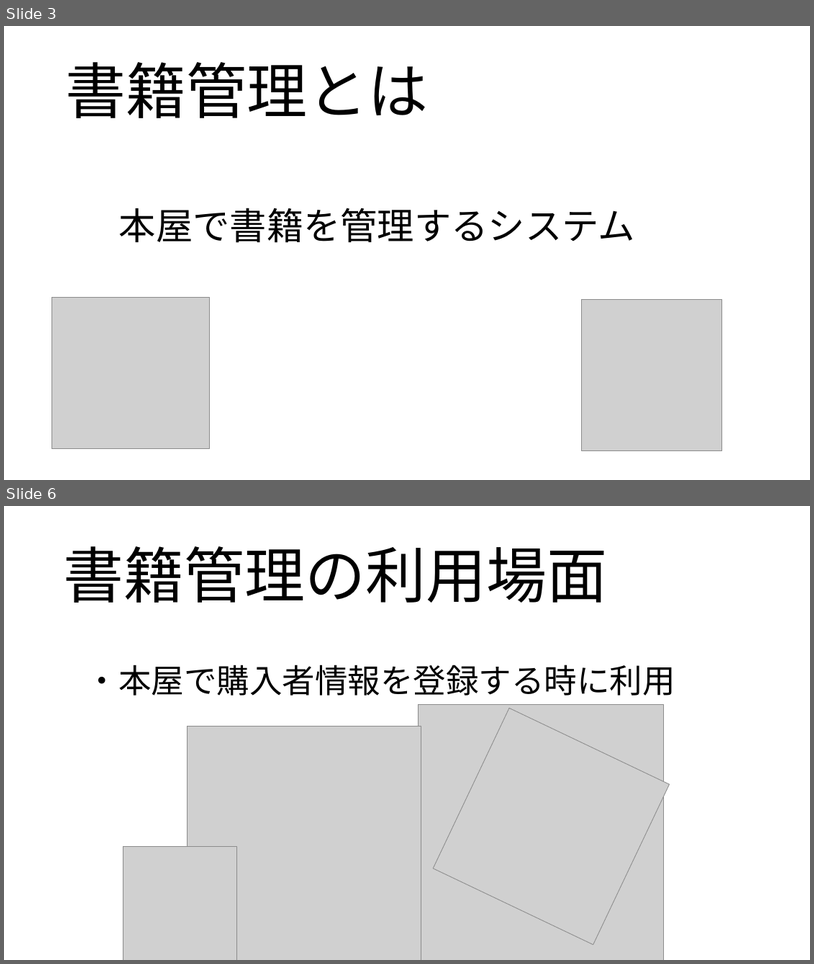
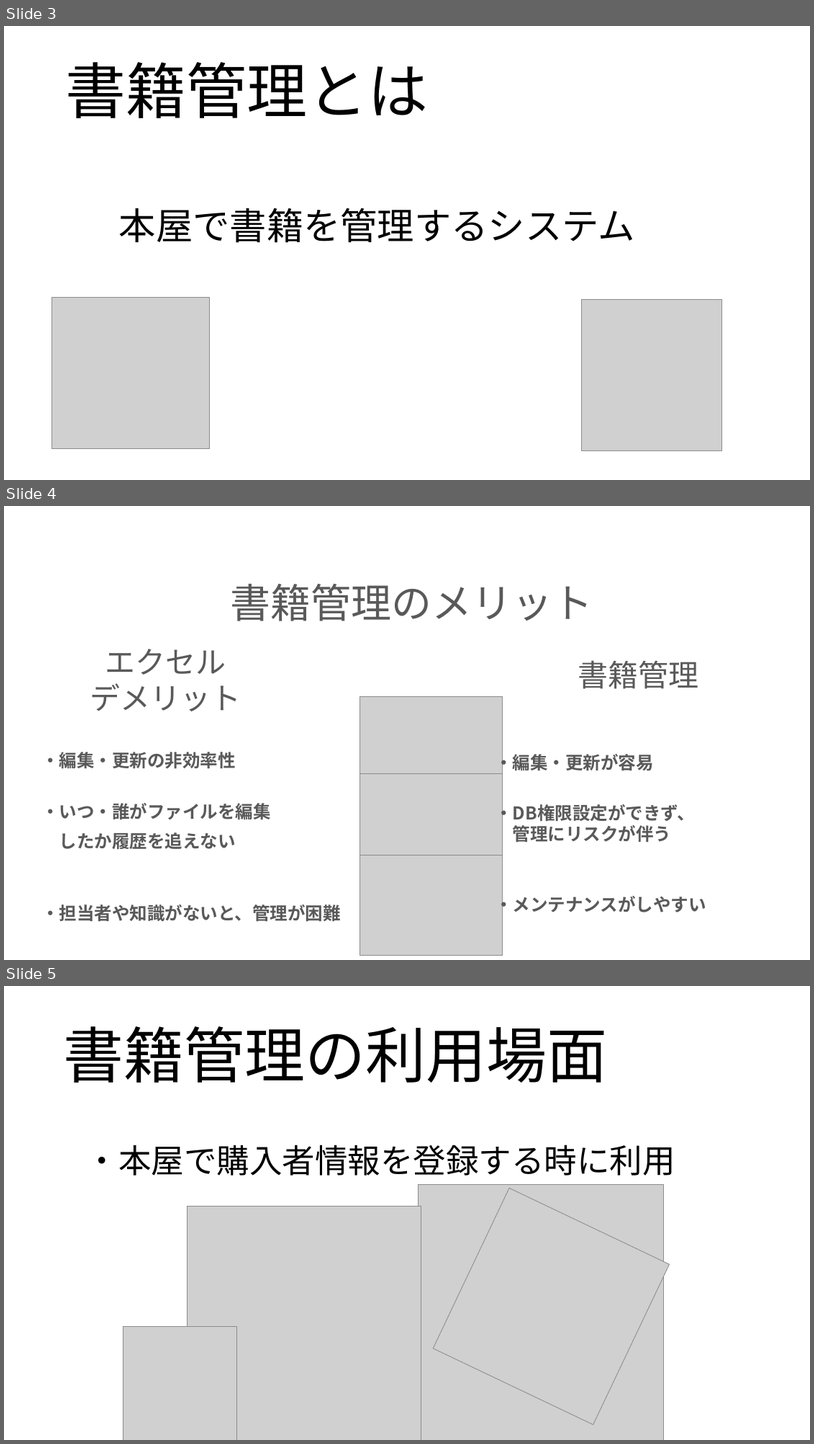
Before and after one commit to ivy239007/PG-, a slide deck: プレゼン/プレゼン資料(板井編集中).pptx. Shown one above the other, each under a label of ours: slides 3 and 6 before the commit, slides 3, 4 and 5 after it; the slides between them are not shown. The pictures are 814x964 and 814x1444 pixels, drawn with LibreOffice and Linux fonts; fonts in the diff are those of the drawing; grey boxes stand for pictures; background and template pictures are left out. Boxes give left, top, right and bottom in pixels: in the first picture for what was removed or moved away, otherwise in the second. Text is boxed around its words. In the diff, an @@ line names an element or a change of style, - is before the commit and + after.

```diff
--- a/プレゼン/プレゼン資料(板井編集中).pptx
+++ b/プレゼン/プレゼン資料(板井編集中).pptx
@@ slide 4 added at [4,506,810,960], background picture (left out) @@
@@ title added at [231,584,594,621], 48 pt, text #595959 @@
+書籍管理のメリット
@@ text added at [90,649,241,711], 36 pt, text #595959 @@
+エクセル
+デメリット
@@ text added at [579,660,700,689], 36 pt, text #595959 @@
+書籍管理
@@ picture added at [360,696,502,796] @@
@@ subtitle added at [41,752,341,921], 21 pt, text #595959, bold @@
+・編集・更新の非効率性
+・いつ・誰がファイルを編集
+したか履歴を追えない
+・担当者や知識がないと、管理が困難
@@ text added at [495,751,706,915], 21 pt, text #595959, bold @@
+・編集・更新が容易
+・DB権限設定ができず、
+管理にリスクが伴う
+・メンテナンスがしやすい
@@ picture added at [360,773,502,874] @@
@@ picture added at [360,855,502,955] @@
@@ what was slide 6 is now slide 5 @@
```
Also in this commit, not shown: 1 slide changed, 1 other slide added.
